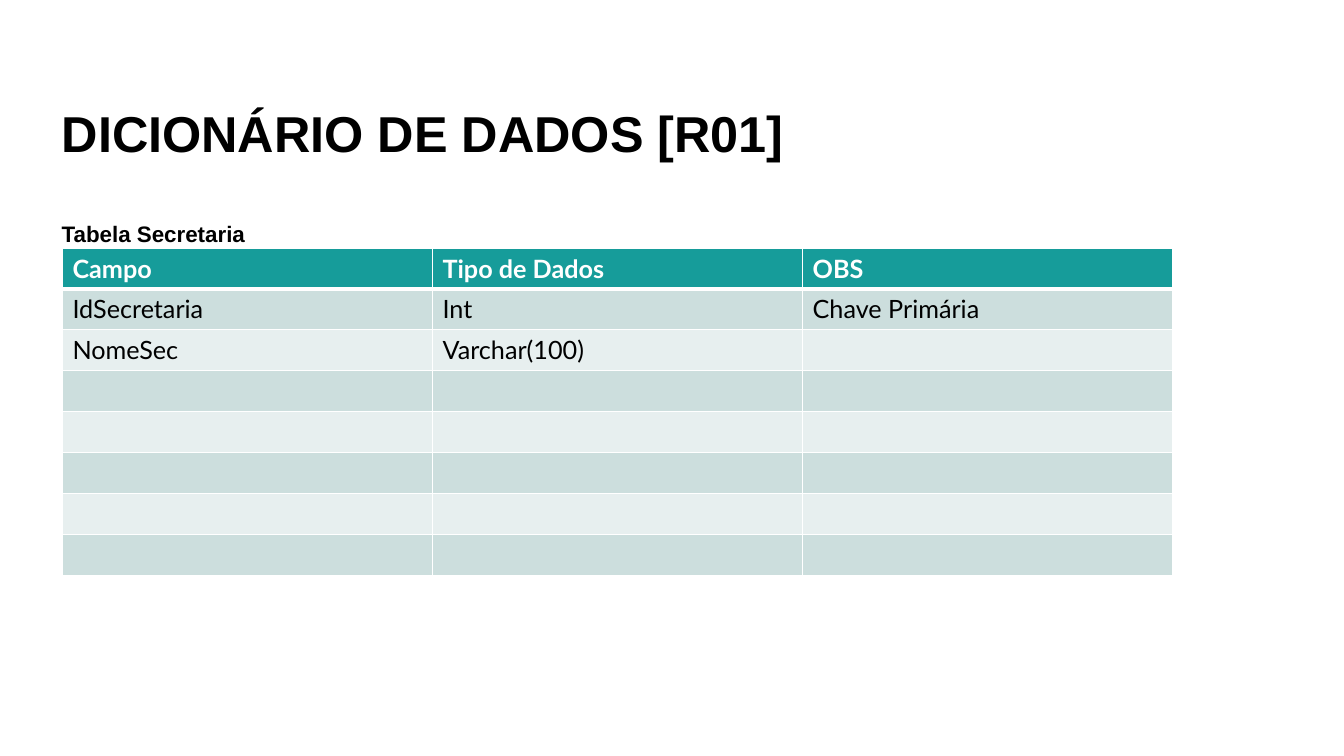
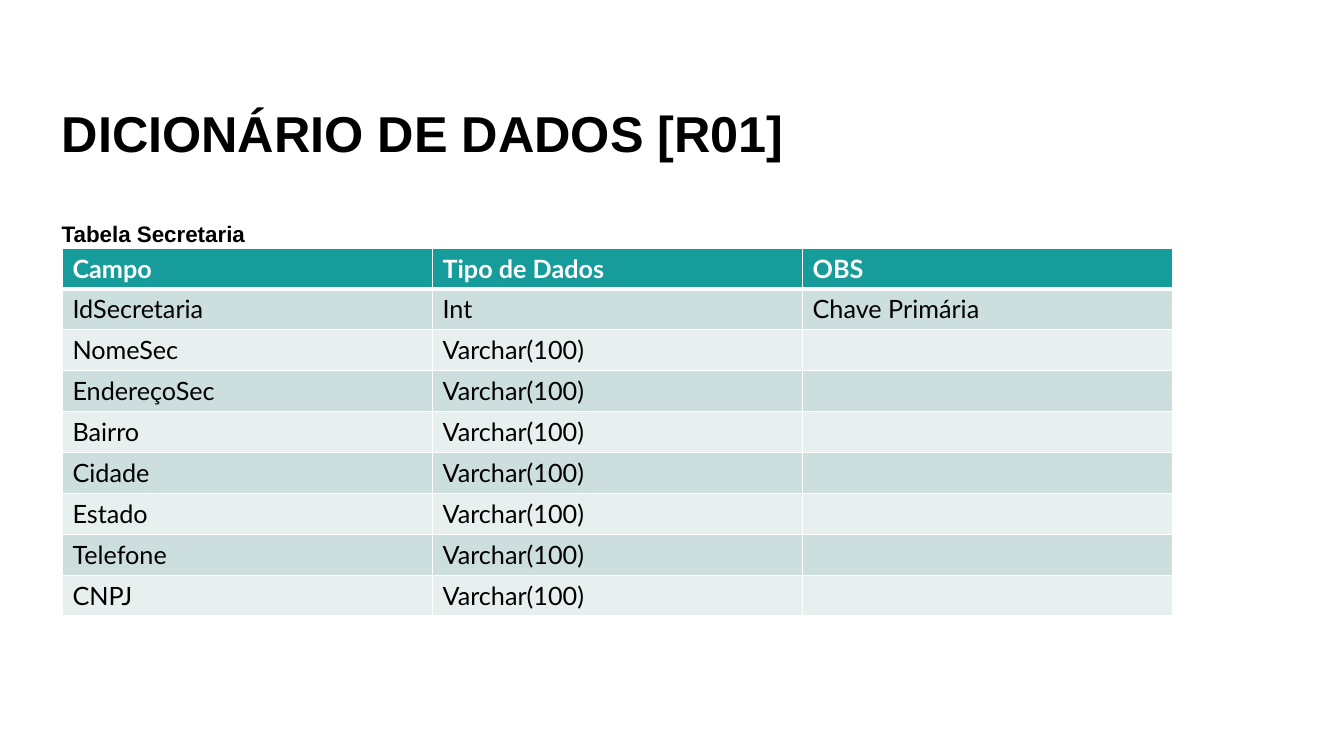
Before and after one commit to anassophia/alomoxarifadoafrodite, a slide deck: slide 17 of Documentacao/ModelagemSistema_TemplateInicial.pptx. Drawn at 1344x756 pixels with LibreOffice and Linux fonts; fonts in the diff are those of the drawing. Boxes give left, top, right and bottom in pixels: in the first picture for what was removed or moved away, otherwise in the second. Text is boxed around its words. In the diff, an @@ line names an element or a change of style, - is before the commit and + after.

```diff
--- a/Documentacao/ModelagemSistema_TemplateInicial.pptx
+++ b/Documentacao/ModelagemSistema_TemplateInicial.pptx
@@ table at bbox=[63, 248, 1173, 616] @@
-row 4:  |  | 
-row 5:  |  | 
-row 6:  |  | 
-row 7:  |  | 
-row 8:  |  | 
+row 4: EndereçoSec | Varchar(100) | 
+row 5: Bairro | Varchar(100) | 
+row 6: Cidade | Varchar(100) | 
+row 7: Estado | Varchar(100) | 
+row 8: Telefone | Varchar(100) | 
+row 9: CNPJ | Varchar(100) | 
```
Also in this commit, not shown: 7 other slides changed, 3 other files.
